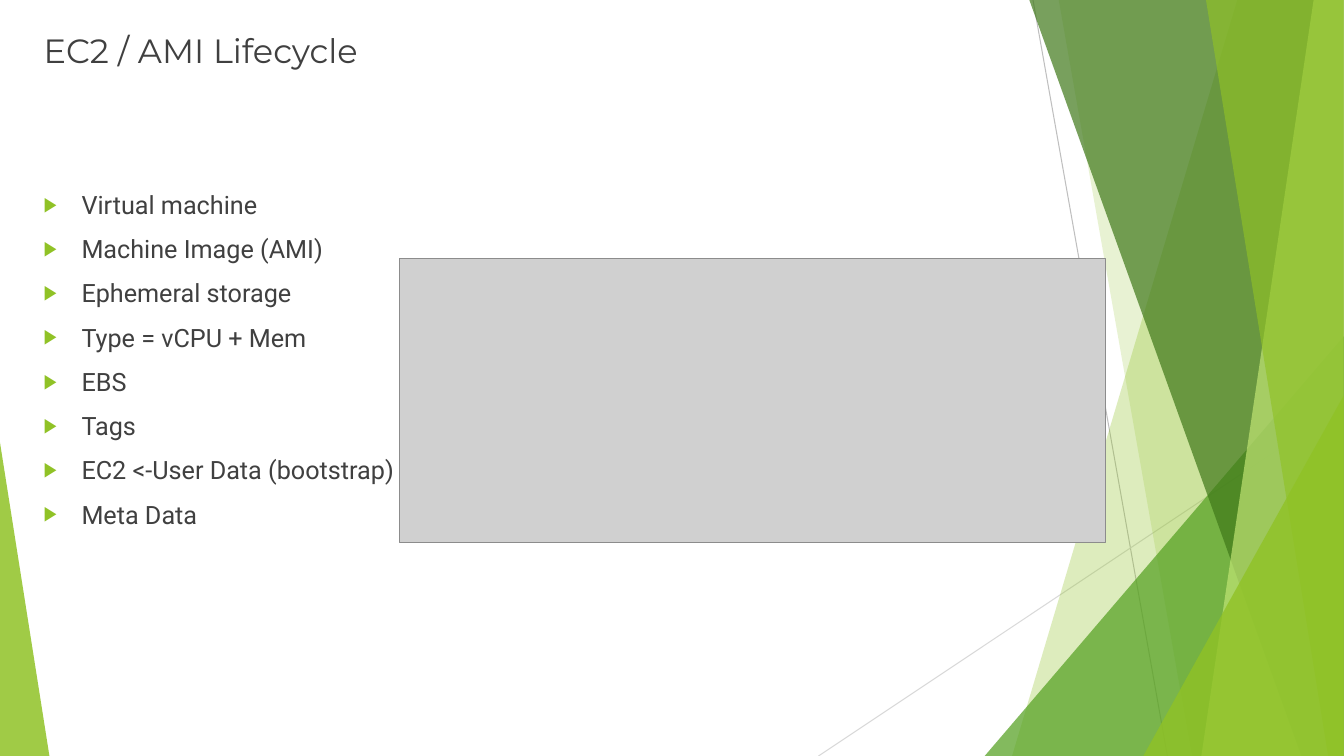
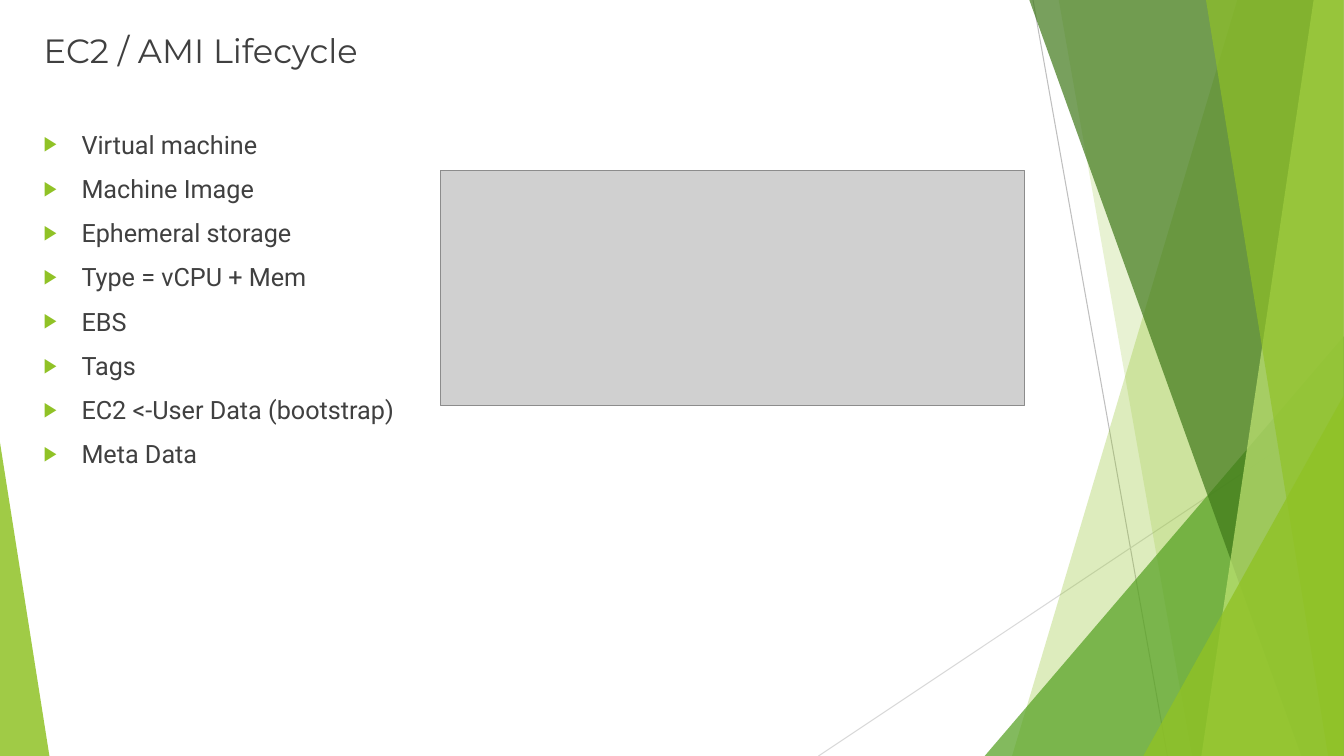
Before and after one commit to rusergei2010/AWSCourse2019, a slide deck: slide 3 of Lecture_2_Compute_Resources/Compute_Resources.pptx (slide 2 before the commit). Drawn at 1344x756 pixels with LibreOffice and Linux fonts; fonts in the diff are those of the drawing; grey boxes stand for pictures. Boxes give left, top, right and bottom in pixels: in the first picture for what was removed or moved away, otherwise in the second. Text is boxed around its words. In the diff, an @@ line names an element or a change of style, - is before the commit and + after.

```diff
--- a/Lecture_2_Compute_Resources/Compute_Resources.pptx
+++ b/Lecture_2_Compute_Resources/Compute_Resources.pptx
@@ text "Virtual machine": place and size @@
-text "Virtual machine" at <box>82,195,394,525</box>
+text "Virtual machine" at <box>82,135,394,464</box>
@@ text at <box>82,179,254,204</box>: text changed @@
-▶ Machine Image (AMI)
+▶ Machine Image
@@ picture: place and size @@
-picture at <box>399,258,1105,542</box>
+picture at <box>441,170,1025,406</box>
```
Also in this commit, not shown: 3 other slides changed, 7 slides added, 7 other files.
